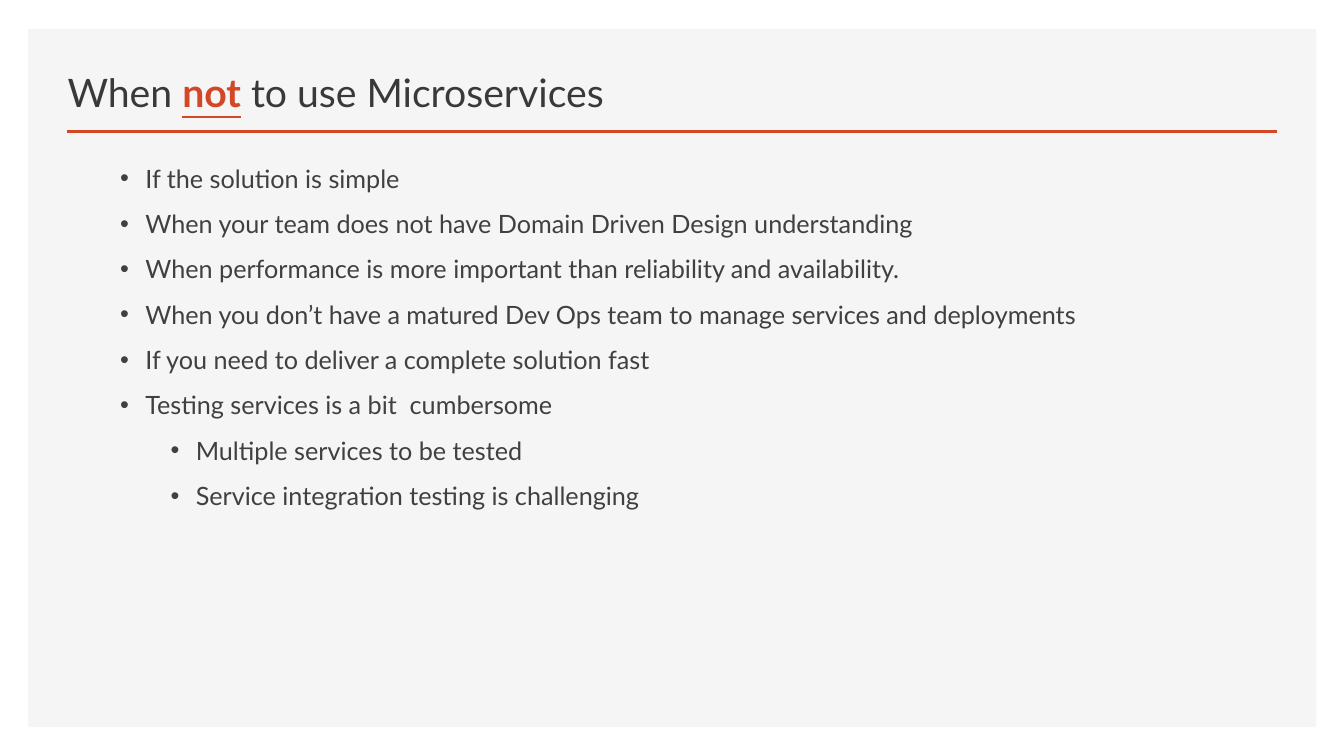
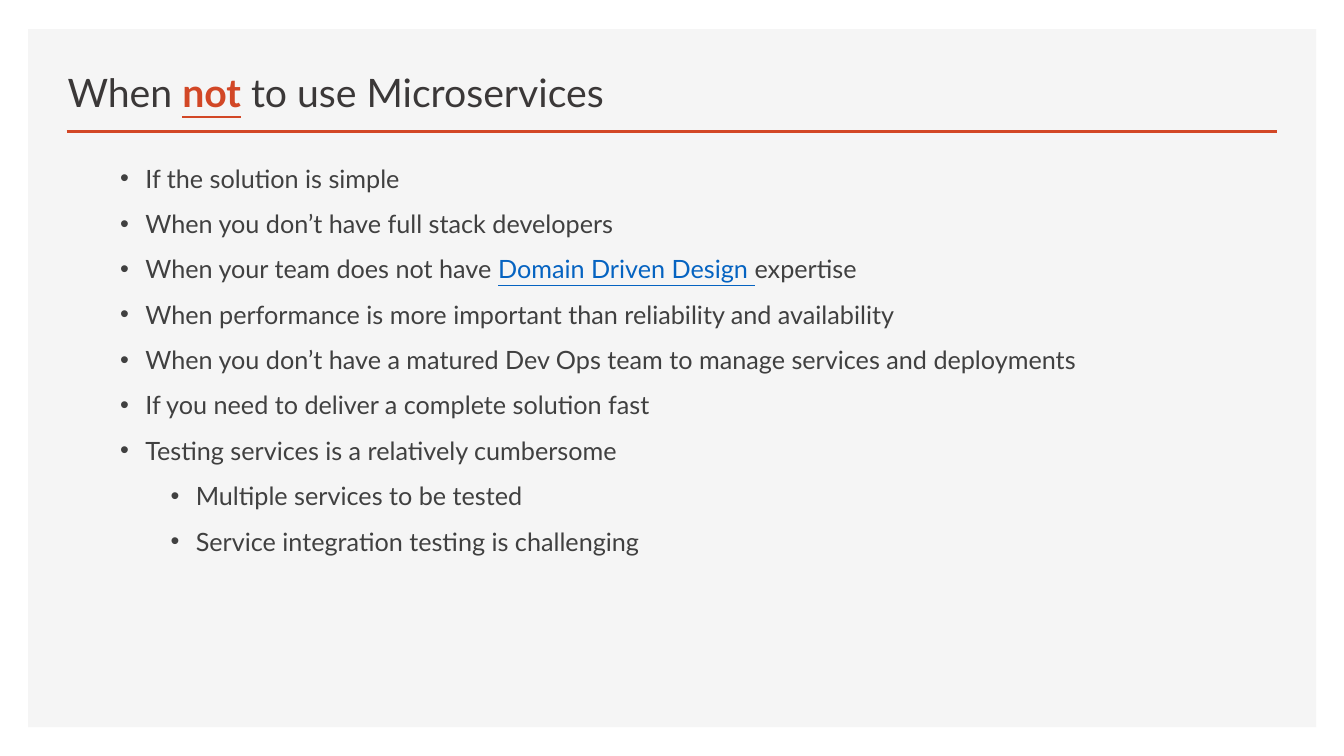
Before and after one commit to brianperera/EasyMaintain, a slide deck: slide 8 of Documents/MicroServices.pptx. Drawn at 1344x756 pixels with LibreOffice and Linux fonts; fonts in the diff are those of the drawing. Boxes give left, top, right and bottom in pixels: in the first picture for what was removed or moved away, otherwise in the second. Text is boxed around its words. In the diff, an @@ line names an element or a change of style, - is before the commit and + after.

```diff
--- a/Documents/MicroServices.pptx
+++ b/Documents/MicroServices.pptx
@@ text at box(145, 214, 894, 328): text changed @@
-  • When your team does not have Domain Driven Design understanding
-  • When performance is more important than reliability and availability.
+  • When you don’t have full stack developers
+  • When your team does not have Domain Driven Design expertise
+  • When performance is more important than reliability and availability
@@ text at box(145, 441, 617, 464): text changed @@
-  • Testing services is a bit cumbersome
+  • Testing services is a relatively cumbersome
```
Also in this commit, not shown: 8 other slides changed, 1 slide added.
